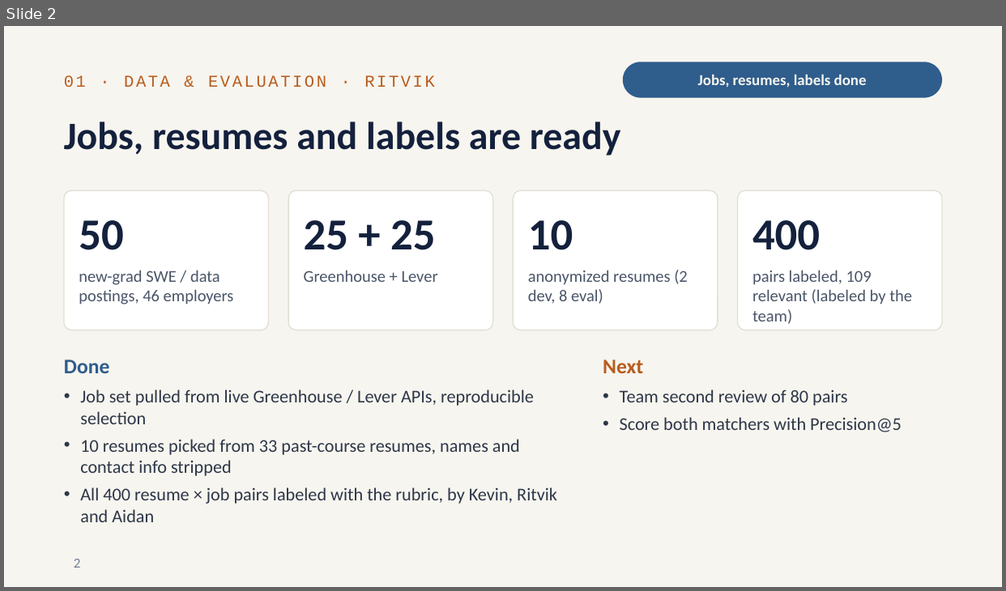
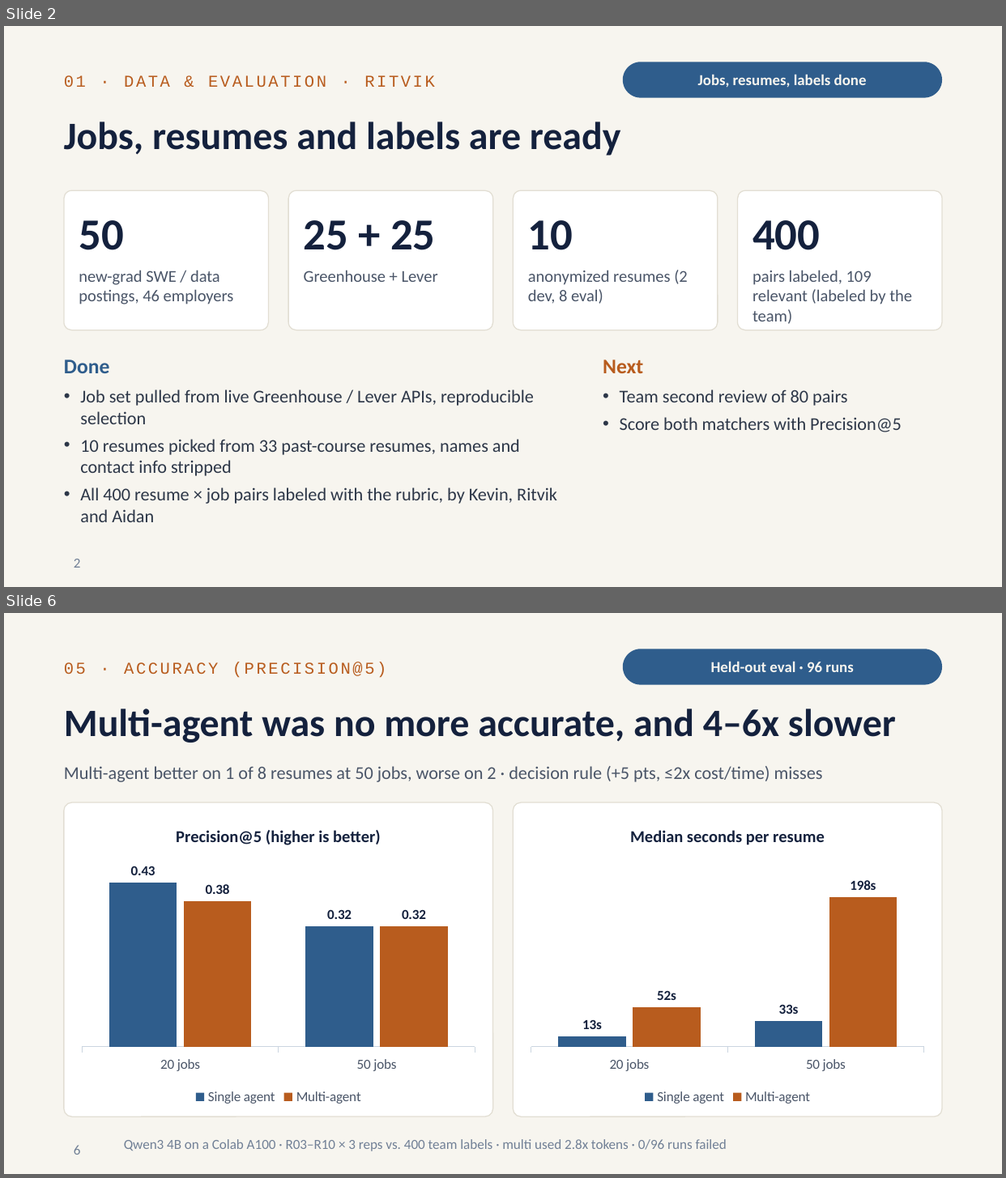
Before and after one commit to RitvikNeerattil/agentic_resume_matcher, a slide deck: progress_update_2026-10.pptx. Shown one above the other, each under a label of ours: slide 2 before the commit, slides 2 and 6 after it; the slides between them are not shown. The pictures are 1006x591 and 1006x1178 pixels, drawn with LibreOffice and Linux fonts; fonts in the diff are those of the drawing. Boxes give left, top, right and bottom in pixels: in the first picture for what was removed or moved away, otherwise in the second. Text is boxed around its words. In the diff, an @@ line names an element or a change of style, - is before the commit and + after.

```diff
--- a/progress_update_2026-10.pptx
+++ b/progress_update_2026-10.pptx
@@ slide 6 added at (4,613,1002,1174), background #F7F5EF @@
@@ rounded rectangle added at (623,649,942,685), fill #2F5D8C, 11 pt, text #F7F5EF, bold @@
+Held-out eval · 96 runs
@@ text added at (64,662,387,678), 12 pt, text #B85C1E @@
+05 · ACCURACY (PRECISION@5)
@@ title added at (64,709,896,743), 28 pt, text #14213D, bold @@
+Multi-agent was no more accurate, and 4–6x slower
@@ text added at (64,766,823,782), 13 pt, text #4A5568 @@
+Multi-agent better on 1 of 8 resumes at 50 jobs, worse on 2 · decision rule (+5 pts, ≤2x cost/time) misses
@@ rounded rectangle added at (64,803,493,1117), fill #FFFFFF, outline #E2DED3 0.75 pt @@
@@ rounded rectangle added at (513,803,942,1117), fill #FFFFFF, outline #E2DED3 0.75 pt @@
@@ column chart added at (74,811,483,1109) @@
+title "Precision@5 (higher is better)"
+categories: 20 jobs, 50 jobs
+Single agent: 0.43, 0.32
+Multi-agent: 0.38, 0.32
@@ column chart added at (523,811,932,1109) @@
+title "Median seconds per resume"
+categories: 20 jobs, 50 jobs
+Single agent: 13, 33
+Multi-agent: 52, 198
@@ text added at (74,1145,81,1155), 10 pt, text #718096 @@
+6
@@ text added at (124,1139,727,1152), 10 pt, text #718096 @@
+Qwen3 4B on a Colab A100 · R03–R10 × 3 reps vs. 400 team labels · multi used 2.8x tokens · 0/96 runs failed
```
Also in this commit, not shown: 3 slides changed, 4 other files.
